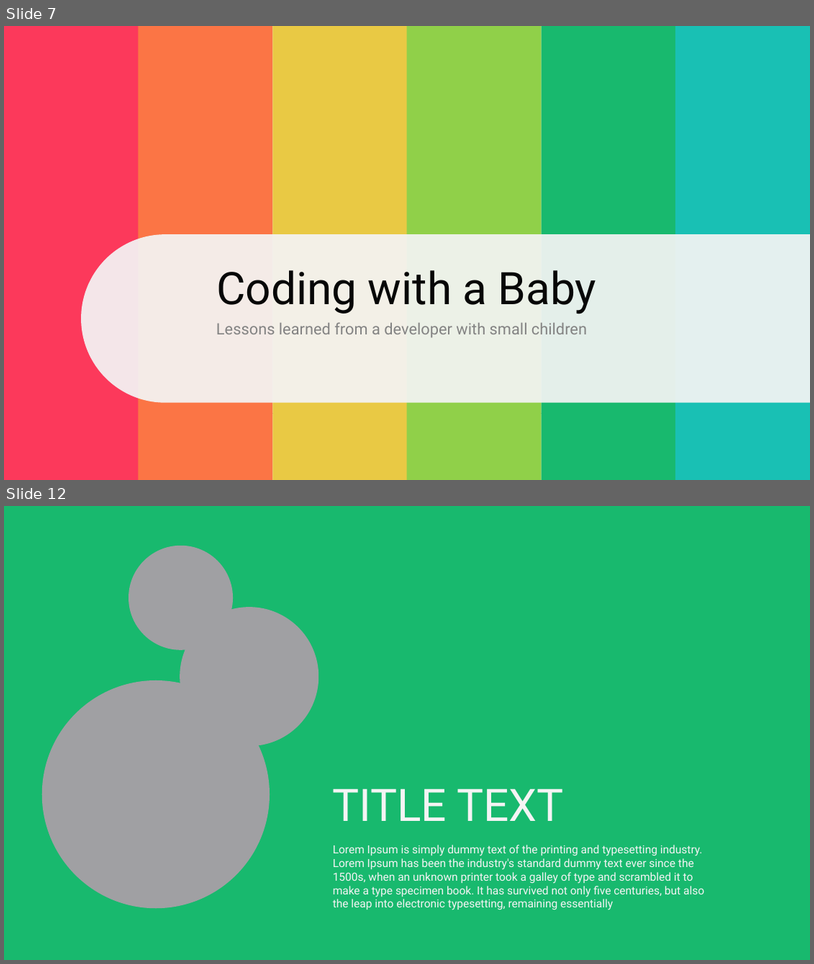
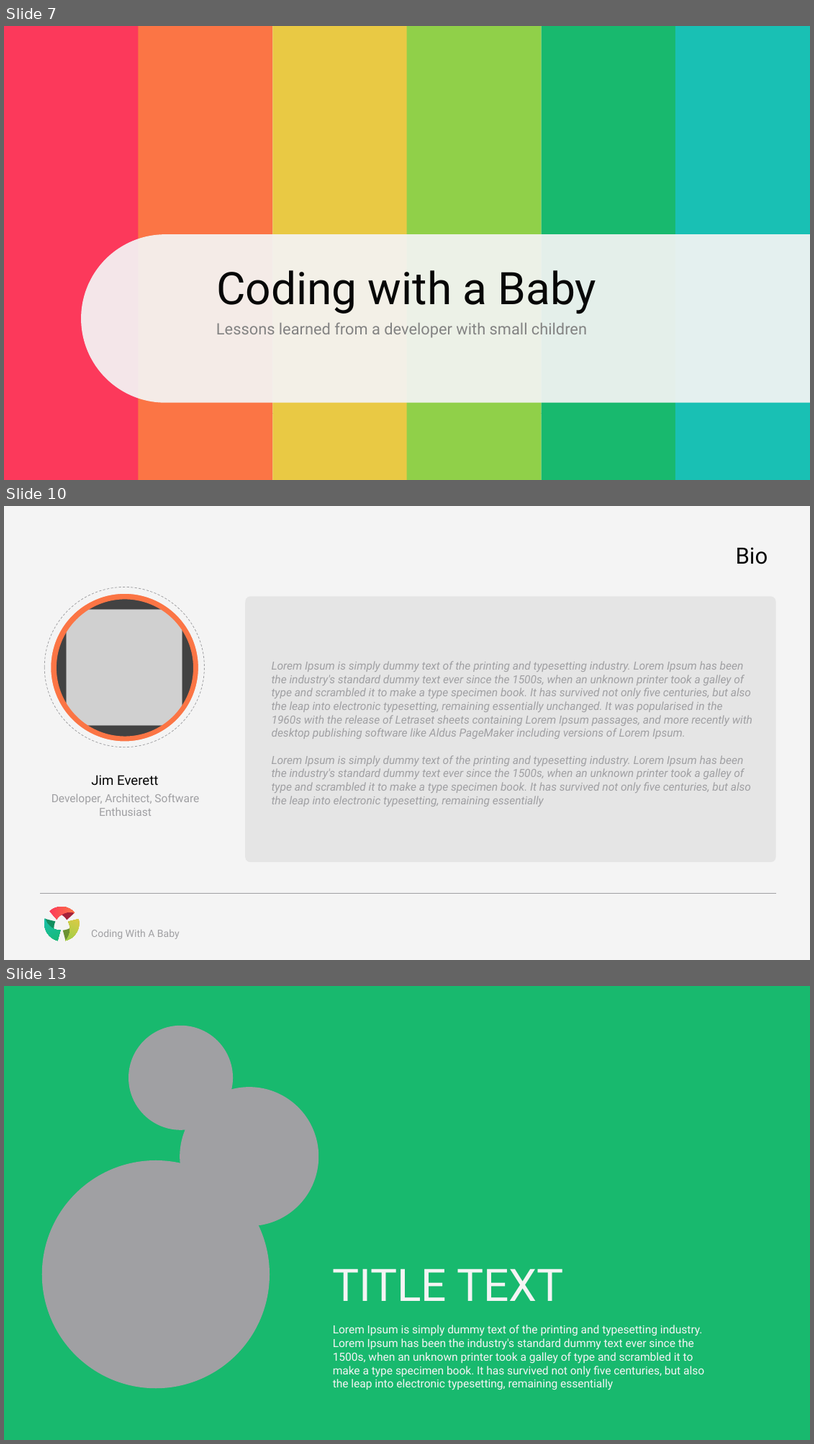
Before and after one commit to CognitiveBurden/CodingWithABaby, a slide deck: CodingWithABaby.pptx. Shown one above the other, each under a label of ours: slides 7 and 12 before the commit, slides 7, 10 and 13 after it; the slides between them are not shown. The pictures are 814x964 and 814x1444 pixels, drawn with LibreOffice and Linux fonts; fonts in the diff are those of the drawing; grey boxes stand for pictures. Boxes give left, top, right and bottom in pixels: in the first picture for what was removed or moved away, otherwise in the second. Text is boxed around its words. In the diff, an @@ line names an element or a change of style, - is before the commit and + after.

```diff
--- a/CodingWithABaby.pptx
+++ b/CodingWithABaby.pptx
@@ slide 10 added at (x1=4, y1=506, x2=810, y2=960), background #F4F4F4; not listed: 1 template element that a slide beside it also shows @@
@@ title added at (x1=736, y1=547, x2=769, y2=564), 20 pt, text #070707 @@
+Bio
@@ ellipse added at (x1=44, y1=587, x2=204, y2=746), outline #A0A0A3 0.5 pt dashed @@
@@ ellipse added at (x1=46, y1=589, x2=203, y2=746), outline #F4F4F4 8 pt @@
@@ ellipse added at (x1=53, y1=595, x2=197, y2=739), outline #FB7545 6 pt @@
@@ ellipse added at (x1=54, y1=598, x2=194, y2=739), fill #424242 @@
@@ ellipse added at (x1=60, y1=604, x2=190, y2=733), fill #F4F4F4 @@
@@ picture added at (x1=66, y1=609, x2=183, y2=726) @@
@@ rounded rectangle added at (x1=245, y1=596, x2=776, y2=862), fill #E5E5E5 @@
@@ text added at (x1=272, y1=661, x2=753, y2=806), 10 pt, text #A0A0A3, italic @@
+Lorem Ipsum is simply dummy text of the printing and typesetting industry. Lorem Ipsum has been the industry's standard dummy text ever since the 1500s, when an unknown printer took a galley of type and scrambled it to make a type specimen book. It has survived not only five centuries, but also the leap into electronic typesetting, remaining essentially unchanged. It was popularised in the 1960s with the release of Letraset sheets containing Lorem Ipsum passages, and more recently with desktop publishing software like Aldus PageMaker including versions of Lorem Ipsum.
+Lorem Ipsum is simply dummy text of the printing and typesetting industry. Lorem Ipsum has been the industry's standard dummy text ever since the 1500s, when an unknown printer took a galley of type and scrambled it to make a type specimen book. It has survived not only five centuries, but also the leap into electronic typesetting, remaining essentially
@@ text added at (x1=91, y1=775, x2=158, y2=785), 12 pt, text #070707 @@
+Jim Everett
@@ text added at (x1=52, y1=793, x2=199, y2=816), 10 pt, text #A0A0A3 @@
+Developer, Architect, Software Enthusiast
@@ freeform shape added at (x1=40, y1=915, x2=64, y2=942), fill #118E5F @@
@@ freeform shape added at (x1=40, y1=916, x2=64, y2=943), fill gradient #18B96E to #19C0B4 @@
@@ freeform shape added at (x1=49, y1=906, x2=74, y2=919), fill gradient #FC395B to #FB7545 @@
@@ freeform shape added at (x1=50, y1=907, x2=74, y2=920), fill #A52239 @@
@@ freeform shape added at (x1=59, y1=916, x2=82, y2=943), fill #6A9132 @@
@@ freeform shape added at (x1=59, y1=915, x2=83, y2=944), fill gradient #E9C944 to #90D049 @@
@@ text added at (x1=91, y1=929, x2=180, y2=939), 9 pt, text #A0A0A3 @@
+Coding With A Baby
@@ what was slide 12 is now slide 13 @@
```
Also in this commit, not shown: 2 slides changed.
